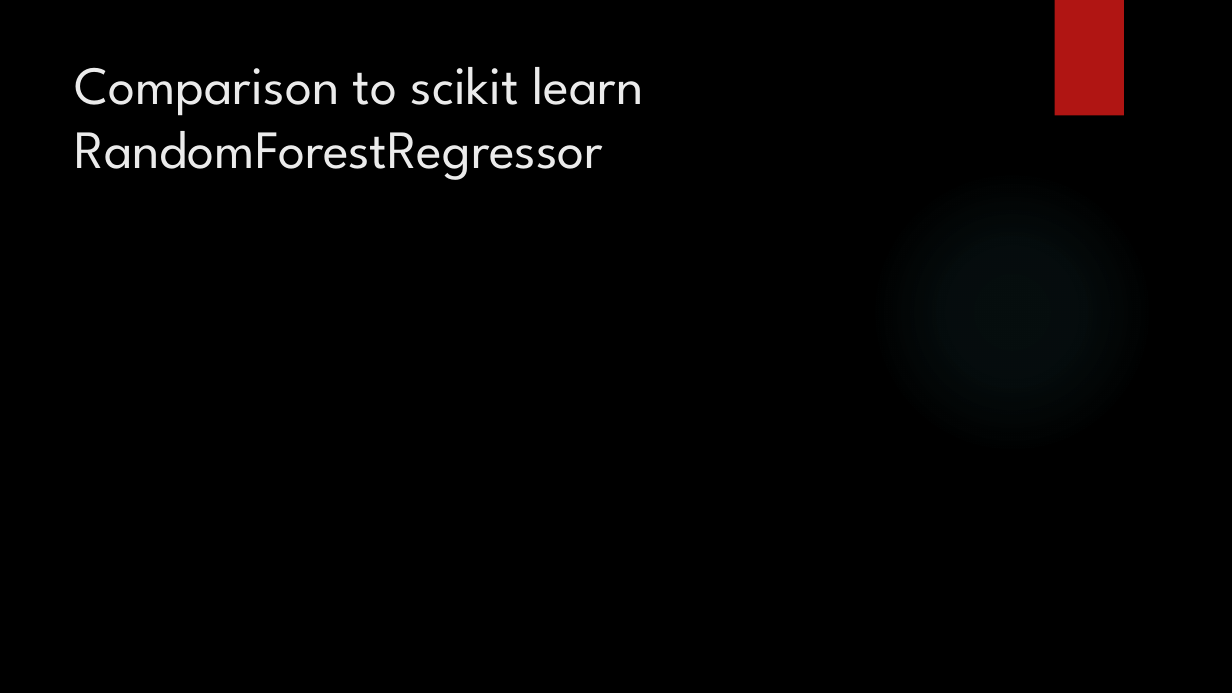
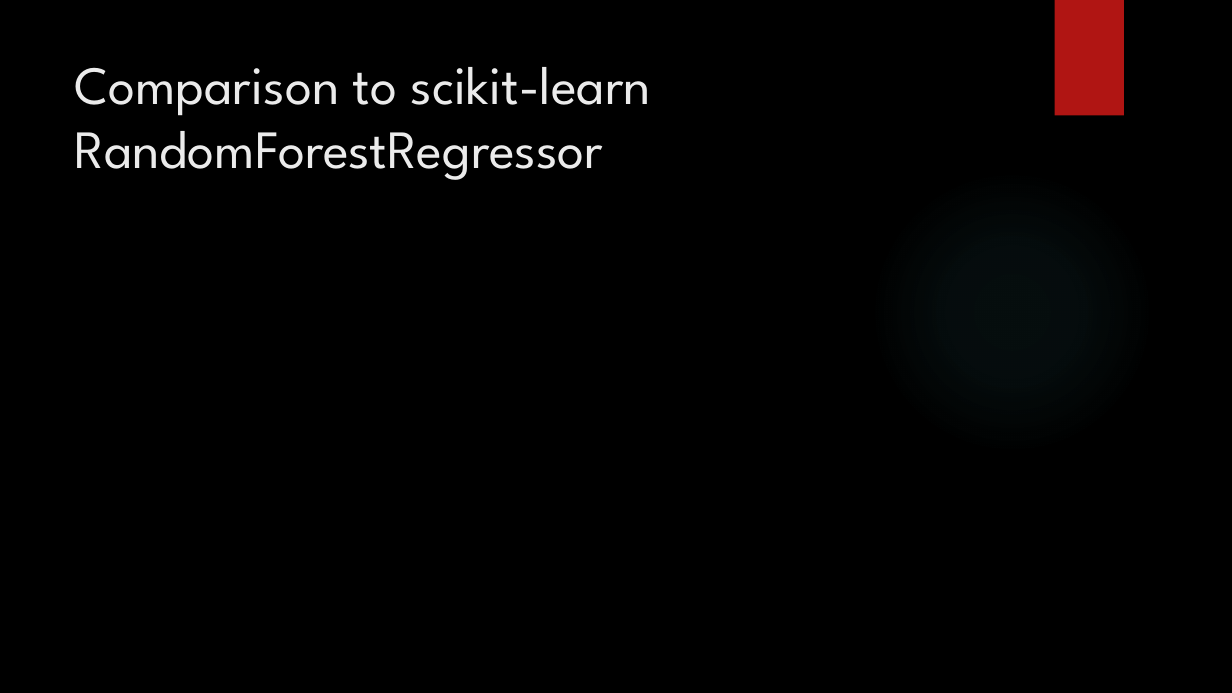
Before and after one commit to amanfc7/Machine-Learaning, a slide deck: slide 8 of ex2/Exercise_2_ppt.pptx. Drawn at 1232x693 pixels with LibreOffice and Linux fonts; fonts in the diff are those of the drawing; background and template pictures are left out. Boxes give left, top, right and bottom in pixels: in the first picture for what was removed or moved away, otherwise in the second. Text is boxed around its words. In the diff, an @@ line names an element or a change of style, - is before the commit and + after.

```diff
--- a/ex2/Exercise_2_ppt.pptx
+++ b/ex2/Exercise_2_ppt.pptx
@@ title at box(75, 67, 651, 180): text changed @@
-Comparison to scikit learn RandomForestRegressor
+Comparison to scikit-learn RandomForestRegressor
```
Also in this commit, not shown: 4 other slides changed, 1 other file.
